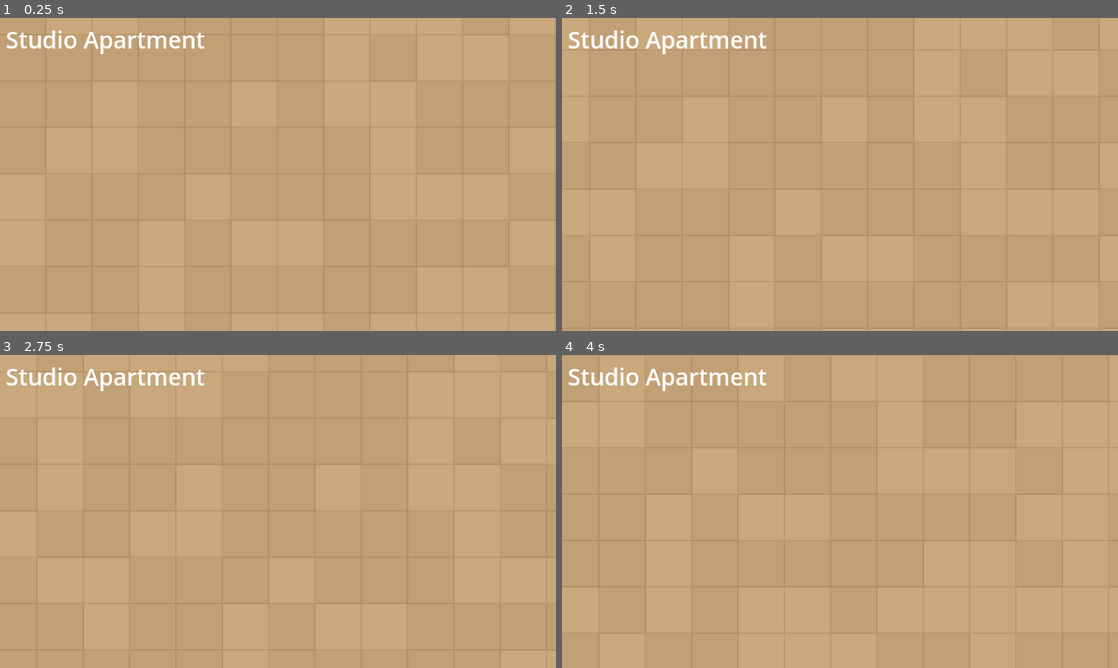
Above: before the commit, frames 1-4 (two rows, left to right).
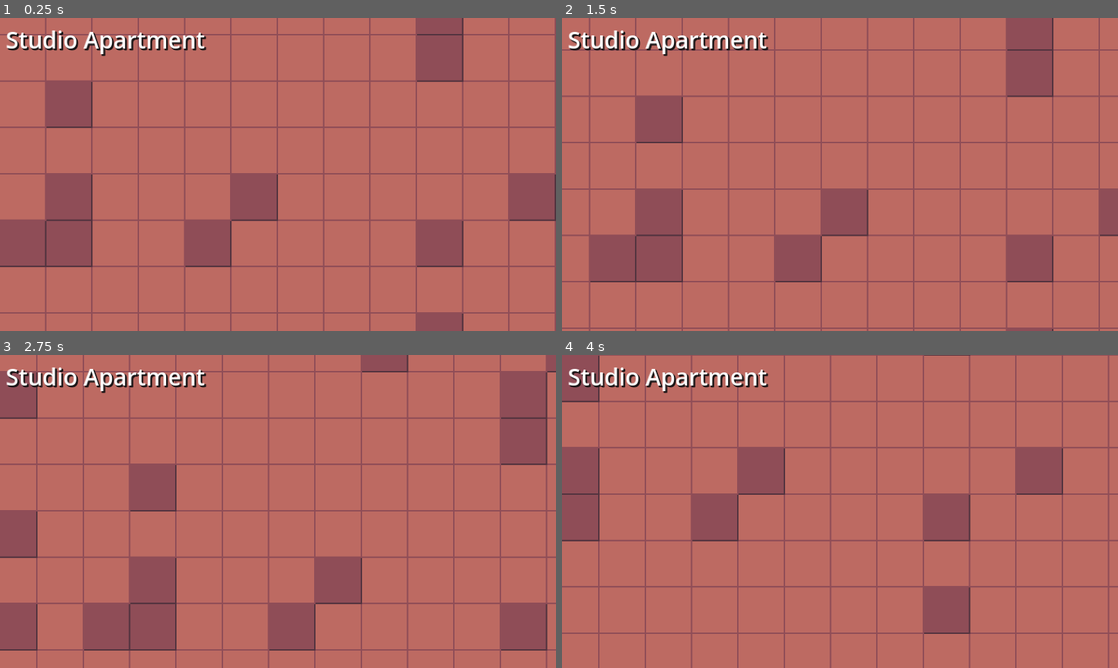
Above: after the commit, the same moments.

Repository: RieveFireProt/game-projects
Game: Godot game, scene res://scenes/room.tscn
Same seed, same stepped clock (60 frames per second), same inputs: the game is played once before the commit and once after it.
Inputs (mouse positions are in pixels of both pictures, inside the frame that each line leads up to):
- Up to frame 1 (0.25 s): no input
- Up to frame 2 (1.5 s): tap Enter at 0.5 s; move the mouse to (962, 158) at 0.52 s; click (962, 158) at 0.67 s; tap Space at 1.25 s; drag from (728, 190) to (812, 237) at 1.27 s
- Up to frame 3 (2.75 s): tap Enter at 2 s; move the mouse to (333, 442) at 2.02 s; click (333, 442) at 2.17 s
- Up to frame 4 (4 s): tap Space at 2.75 s; drag from (812, 574) to (673, 464) at 2.77 s; tap Enter at 3.5 s; move the mouse to (1006, 558) at 3.52 s; click (1006, 558) at 3.67 s

The runs differ from the first frame. In frame 1, 99% of the frame differs, in the area x 0-100%, y 0-100%; in frame 2, 99%; in frame 3, 99%; in frame 4, 99%.

Commit message:
Adopt Aren32 as the project palette
Closes the one open art decision. All colour now comes from these 32
values -- drawn art, downloaded assets, and anything set in code -- which
is what keeps mixed sources looking like one game.

tools/gen_palette.py derives everything from the .hex so the sources
can't drift: scripts/palette.gd (indexed colours, six dark-to-light
ramps, named UI colours), a swatch reference sheet, and the placeholder
tiles. Edit the .hex and re-run; don't hand-edit palette.gd.

Placeholder floor moved down the WARM ramp -- the two brightest warm
colours made the room glow orange and would have fought any cat drawn on
top of it. Floor accents also went from an even mix to a 12% scatter,
since 50/50 across two tiles reads as a checkerboard rather than a floor.

Co-Authored-By: Claude Opus 5 <noreply@anthropic.com>

Diff:
--- /dev/null
+++ b/cat-simulator/scripts/palette.gd
@@ -0,0 +1,64 @@
+class_name Palette
+## Aren32 -- https://lospec.com/palette-list/aren32
+##
+## GENERATED by tools/gen_palette.py from assets/palette/aren32.hex.
+## Do not edit by hand; edit the .hex and re-run the generator.
+##
+## Every colour drawn in code comes from here. Sticking to one palette is
+## what makes hand-drawn art and downloaded assets look like one game.
+
+const COLORS: Array[Color] = [
+	Color(0.101961, 0.082353, 0.086275),  #  0  #1a1516
+	Color(0.129412, 0.094118, 0.105882),  #  1  #21181b
+	Color(0.172549, 0.12549, 0.145098),  #  2  #2c2025
+	Color(0.239216, 0.160784, 0.211765),  #  3  #3d2936
+	Color(0.321569, 0.2, 0.247059),  #  4  #52333f
+	Color(0.560784, 0.301961, 0.341176),  #  5  #8f4d57
+	Color(0.741176, 0.415686, 0.384314),  #  6  #bd6a62
+	Color(1.0, 0.682353, 0.439216),  #  7  #ffae70
+	Color(1.0, 0.807843, 0.568627),  #  8  #ffce91
+	Color(0.996078, 0.654902, 0.654902),  #  9  #fea7a7
+	Color(0.270588, 0.113725, 0.258824),  # 10  #451d42
+	Color(0.380392, 0.117647, 0.290196),  # 11  #611e4a
+	Color(0.505882, 0.12549, 0.309804),  # 12  #81204f
+	Color(0.678431, 0.184314, 0.270588),  # 13  #ad2f45
+	Color(0.870588, 0.321569, 0.243137),  # 14  #de523e
+	Color(0.901961, 0.470588, 0.223529),  # 15  #e67839
+	Color(0.941176, 0.709804, 0.254902),  # 16  #f0b541
+	Color(1.0, 0.933333, 0.513725),  # 17  #ffee83
+	Color(0.784314, 0.831373, 0.364706),  # 18  #c8d45d
+	Color(0.643137, 0.768627, 0.262745),  # 19  #a4c443
+	Color(0.388235, 0.670588, 0.247059),  # 20  #63ab3f
+	Color(0.231373, 0.490196, 0.309804),  # 21  #3b7d4f
+	Color(0.137255, 0.231373, 0.211765),  # 22  #233b36
+	Color(0.164706, 0.34902, 0.309804),  # 23  #2a594f
+	Color(0.211765, 0.529412, 0.509804),  # 24  #368782
+	Color(0.309804, 0.643137, 0.721569),  # 25  #4fa4b8
+	Color(0.572549, 0.909804, 0.752941),  # 26  #92e8c0
+	Color(1.0, 1.0, 1.0),  # 27  #ffffff
+	Color(0.639216, 0.654902, 0.760784),  # 28  #a3a7c2
+	Color(0.407843, 0.435294, 0.6),  # 29  #686f99
+	Color(0.270588, 0.290196, 0.415686),  # 30  #454a6a
+	Color(0.113725, 0.133333, 0.207843),  # 31  #1d2235
+]
+
+## Ramps, each ordered dark -> light. Shade within a ramp; a cat drawn
+## from WARM and one drawn from COOL will still look related.
+const WARM: Array[Color] = [COLORS[0], COLORS[1], COLORS[2], COLORS[3], COLORS[4], COLORS[5], COLORS[6], COLORS[7], COLORS[8]]
+const BERRY: Array[Color] = [COLORS[10], COLORS[11], COLORS[12], COLORS[13], COLORS[14]]
+const GOLD: Array[Color] = [COLORS[14], COLORS[15], COLORS[16], COLORS[17]]
+const GREEN: Array[Color] = [COLORS[21], COLORS[20], COLORS[19], COLORS[18]]
+const TEAL: Array[Color] = [COLORS[22], COLORS[23], COLORS[24], COLORS[25], COLORS[26]]
+const COOL: Array[Color] = [COLORS[31], COLORS[30], COLORS[29], COLORS[28], COLORS[27]]
+
+const PINK := COLORS[9]
+const WHITE := COLORS[27]
+const TEXT := COLORS[27]
+const TEXT_DIM := COLORS[28]
+const PANEL := COLORS[30]
+const PANEL_DARK := COLORS[31]
+const SHADOW := COLORS[0]
+const COIN := COLORS[16]
+const GOOD := COLORS[20]
+const WARN := COLORS[15]
+const BAD := COLORS[13]
--- a/cat-simulator/scripts/room.gd
+++ b/cat-simulator/scripts/room.gd
@@ -7,8 +7,11 @@
 
 ## Index of the atlas source inside room_tileset.tres.
 const SOURCE_ID := 0
-## Atlas coordinates within that source.
+## Atlas coordinates within that source. FLOOR_TILES[0] is the base floor; the
+## rest are accents scattered sparingly -- an even mix reads as a checkerboard.
 const FLOOR_TILES := [Vector2i(0, 0), Vector2i(1, 0)]
+## Chance any given floor cell uses an accent tile instead of the base.
+const FLOOR_ACCENT_CHANCE := 0.12
 const WALL_TILE := Vector2i(2, 0)
 const WALL_TOP_TILE := Vector2i(3, 0)
 ## Fixed seed so the floor variant scatter is identical every run.
@@ -27,6 +30,9 @@
 		room_data = RoomData.new()
 	_paint()
 	_room_name.text = room_data.display_name
+	_room_name.add_theme_color_override("font_color", Palette.TEXT)
+	_room_name.add_theme_color_override("font_shadow_color", Palette.SHADOW)
+	_room_name.add_theme_constant_override("shadow_offset_y", 1)
 
 	var bounds := Rect2i(Vector2i.ZERO, room_data.pixel_size())
 	_camera.set_bounds(bounds)
@@ -43,7 +49,9 @@
 	var walkable := room_data.floor_rect()
 	for y in range(walkable.position.y, walkable.end.y):
 		for x in range(walkable.position.x, walkable.end.x):
-			var variant: Vector2i = FLOOR_TILES[rng.randi() % FLOOR_TILES.size()]
+			var variant: Vector2i = FLOOR_TILES[0]
+			if FLOOR_TILES.size() > 1 and rng.randf() < FLOOR_ACCENT_CHANCE:
+				variant = FLOOR_TILES[1 + rng.randi() % (FLOOR_TILES.size() - 1)]
 			_floor.set_cell(Vector2i(x, y), SOURCE_ID, variant)
 
 	for y in room_data.wall_height_tiles:
Not shown, added: cat-simulator/assets/palette/aren32.txt
Binary file added: cat-simulator/assets/palette/aren32_swatch.png
Not shown, added: cat-simulator/assets/palette/aren32_swatch.png.import
Binary file changed: cat-simulator/assets/room/tiles_placeholder.png
Not shown, added: cat-simulator/scripts/palette.gd.uid
Not shown, changed: cat-simulator/DESIGN.md
Not shown, added: cat-simulator/assets/palette/aren32.hex
Not shown, added: cat-simulator/assets/palette/aren32.pal
Not shown, added: cat-simulator/tools/gen_palette.py
